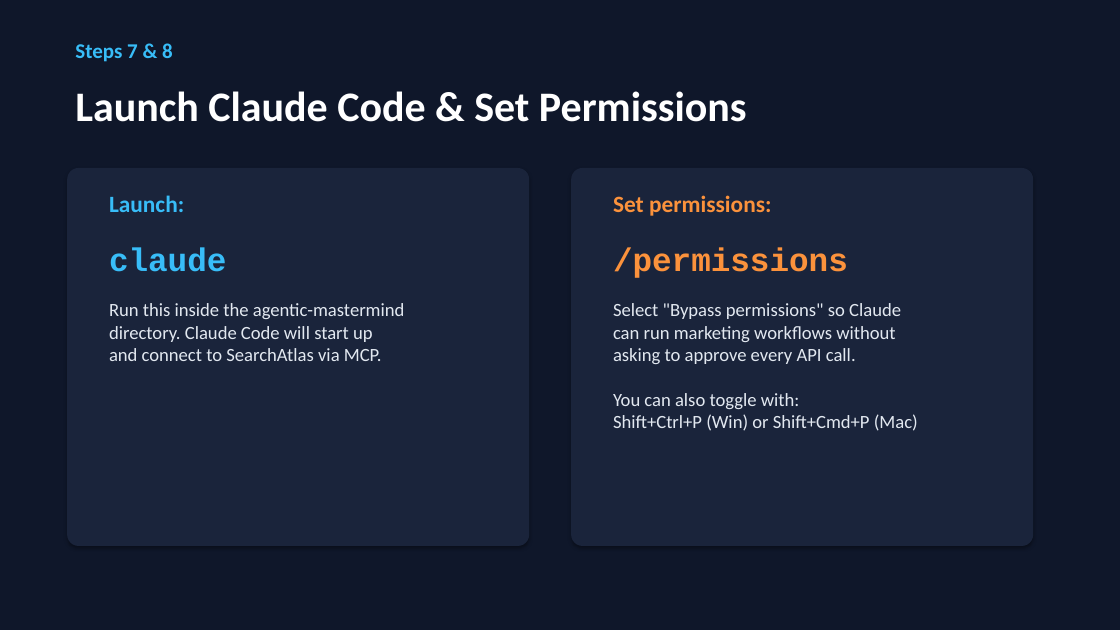
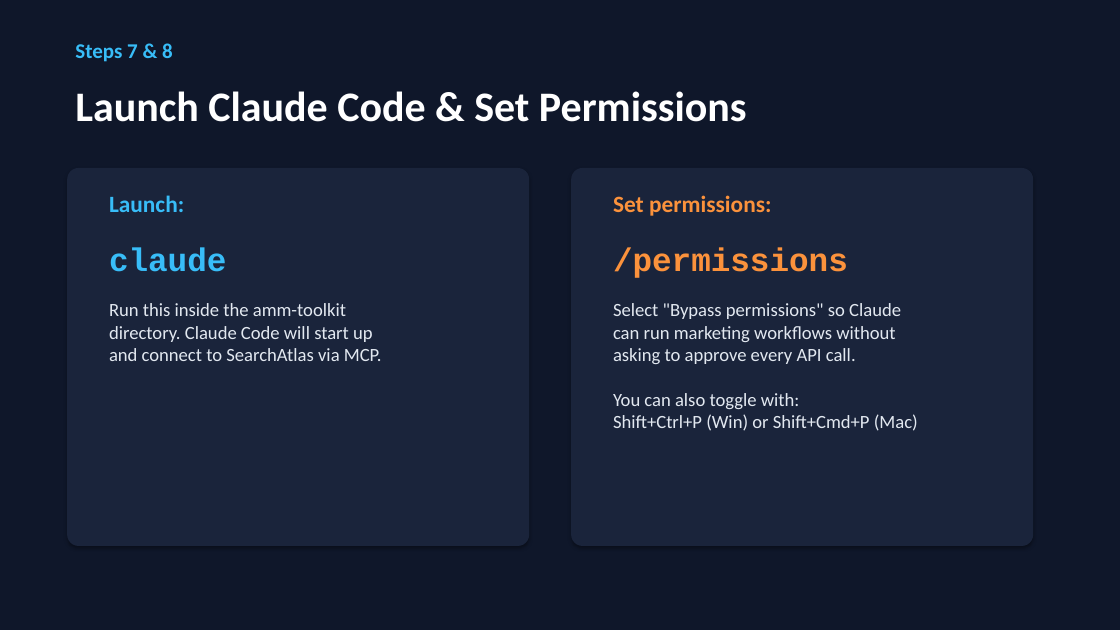
Before and after one commit to search-atlas-group/amm-founding-circle, a slide deck: slide 8 of docs/Agentic-Marketing-Mastermind-Setup-Guide.pptx. Drawn at 1120x630 pixels with LibreOffice and Linux fonts; fonts in the diff are those of the drawing. Boxes give left, top, right and bottom in pixels: in the first picture for what was removed or moved away, otherwise in the second. Text is boxed around its words. In the diff, an @@ line names an element or a change of style, - is before the commit and + after.

```diff
--- a/docs/Agentic-Marketing-Mastermind-Setup-Guide.pptx
+++ b/docs/Agentic-Marketing-Mastermind-Setup-Guide.pptx
@@ text at [109,303,382,361]: text changed @@
-Run this inside the agentic-mastermind
-directory. Claude Code will start up
-and connect to SearchAtlas via MCP.
+Run this inside the amm-toolkit
+directory. Claude Code will start up
+and connect to SearchAtlas via MCP.
```
Also in this commit, not shown: 3 other slides changed.
